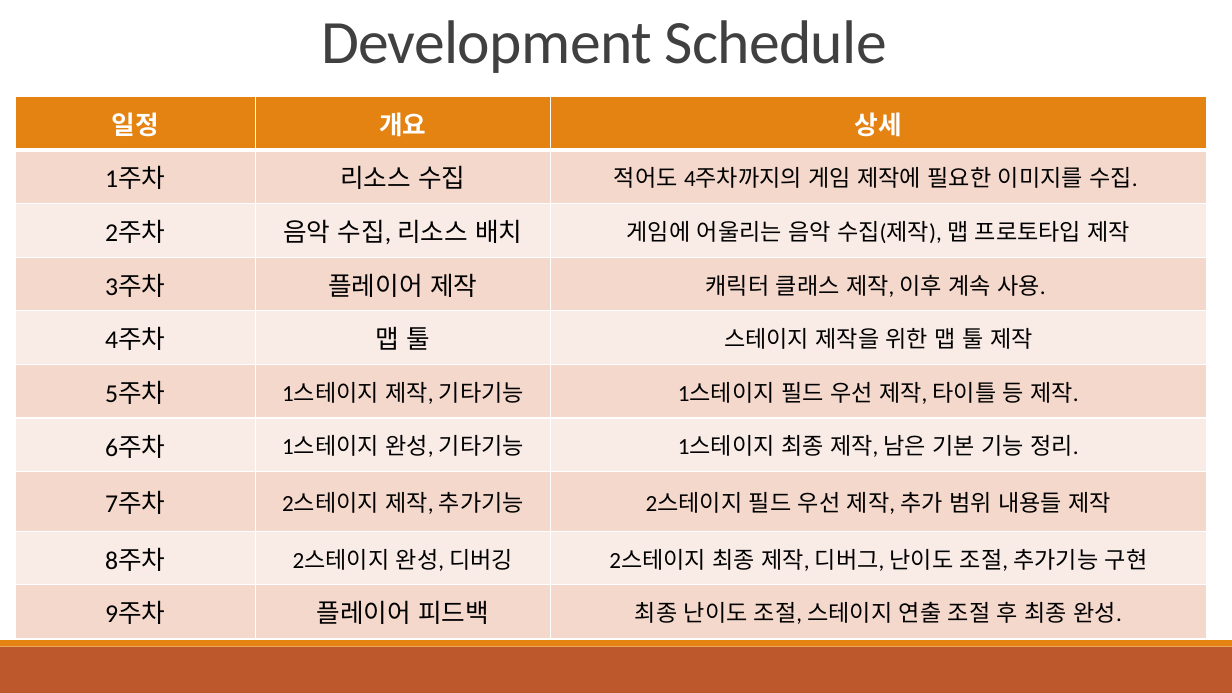
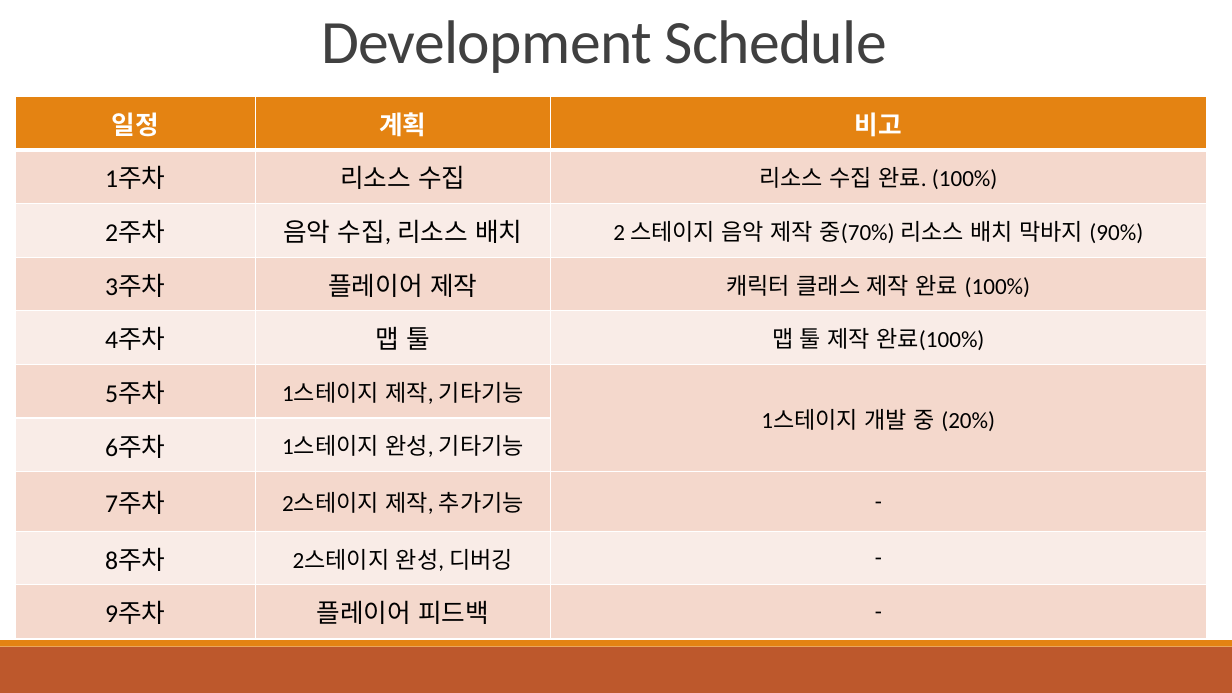
Before and after one commit to SH-Broar/Python---2DGP, a slide deck: slide 4 of Project/제출용/2차 발표.pptx (slide 7 before the commit). Drawn at 1232x693 pixels with LibreOffice and Linux fonts; fonts in the diff are those of the drawing. Boxes give left, top, right and bottom in pixels: in the first picture for what was removed or moved away, otherwise in the second. Text is boxed around its words. In the diff, an @@ line names an element or a change of style, - is before the commit and + after.

```diff
--- a/Project/제출용/2차 발표.pptx
+++ b/Project/제출용/2차 발표.pptx
@@ table at (x1=16, y1=96, x2=1207, y2=639) @@
-row 1, column 2: 개요
+row 1, column 2: 계획
-row 1, column 3: 상세
+row 1, column 3: 비고
-row 2, column 3: 적어도 4주차까지의 게임 제작에 필요한 이미지를 수집.
+row 2, column 3: 리소스 수집 완료. (100%)
-row 3, column 3: 게임에 어울리는 음악 수집(제작), 맵 프로토타입 제작
+row 3, column 3: 2 스테이지 음악 제작 중(70%) 리소스 배치 막바지 (90%)
-row 4, column 3: 캐릭터 클래스 제작, 이후 계속 사용.
+row 4, column 3: 캐릭터 클래스 제작 완료 (100%)
-row 5, column 3: 스테이지 제작을 위한 맵 툴 제작
+row 5, column 3: 맵 툴 제작 완료(100%)
-row 6, column 3: 1스테이지 필드 우선 제작, 타이틀 등 제작.
+row 6, column 3: 1스테이지 개발 중 (20%)
-row 7, column 3: 1스테이지 최종 제작, 남은 기본 기능 정리.
+row 7, column 3: 
-row 8, column 3: 2스테이지 필드 우선 제작, 추가 범위 내용들 제작
+row 8, column 3: -
-row 9, column 3: 2스테이지 최종 제작, 디버그, 난이도 조절, 추가기능 구현
+row 9, column 3: -
-row 10, column 3: 최종 난이도 조절, 스테이지 연출 조절 후 최종 완성.
+row 10, column 3: -
```
Also in this commit, not shown: 3 other slides changed, 2 slides added, 4 slides removed, 2 other files.
